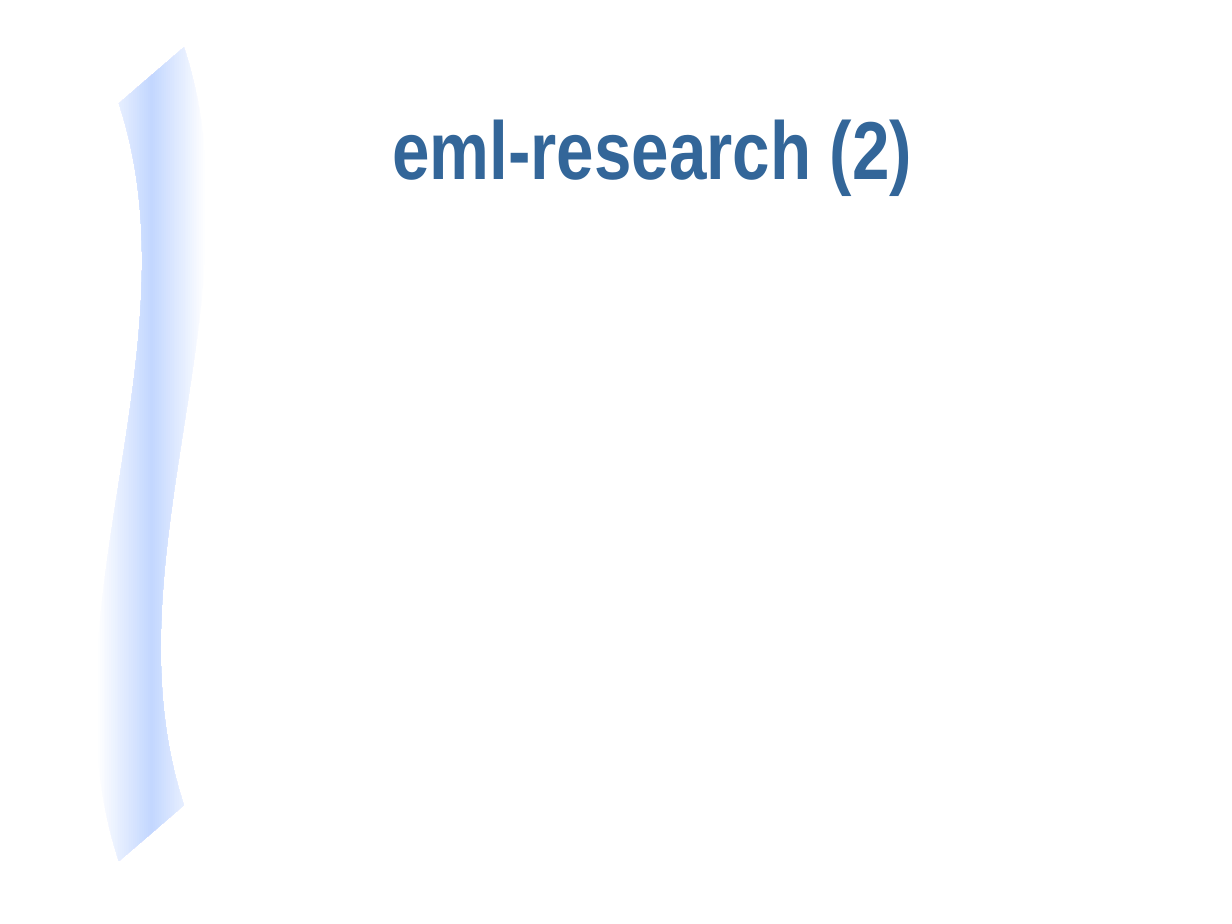
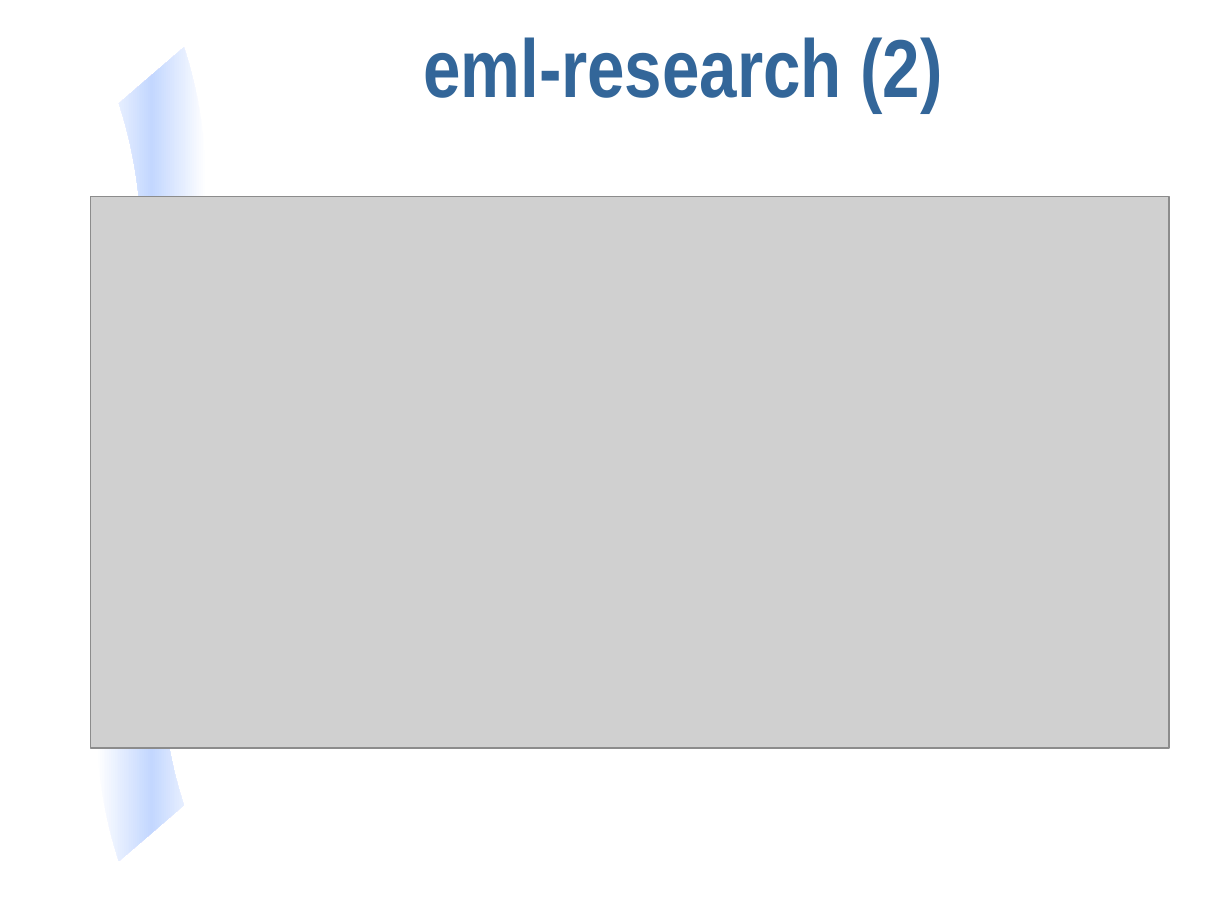
Before and after one commit to NCEAS/eml, a slide deck: slide 47 of display/eml-overview-200010402.ppt. Drawn at 1232x924 pixels with LibreOffice and Linux fonts; fonts in the diff are those of the drawing; grey boxes stand for pictures. Boxes give left, top, right and bottom in pixels: in the first picture for what was removed or moved away, otherwise in the second. Text is boxed around its words. In the diff, an @@ line names an element or a change of style, - is before the commit and + after.

```diff
--- a/display/eml-overview-200010402.ppt
+++ b/display/eml-overview-200010402.ppt
@@ title "eml-research (2)": place and size @@
-title "eml-research (2)" at (392, 119, 912, 194)
+title "eml-research (2)" at (423, 37, 943, 112)
@@ picture added at (90, 197, 1169, 749) @@
```
Also in this commit, not shown: 5 other slides changed, 1 slide added.
